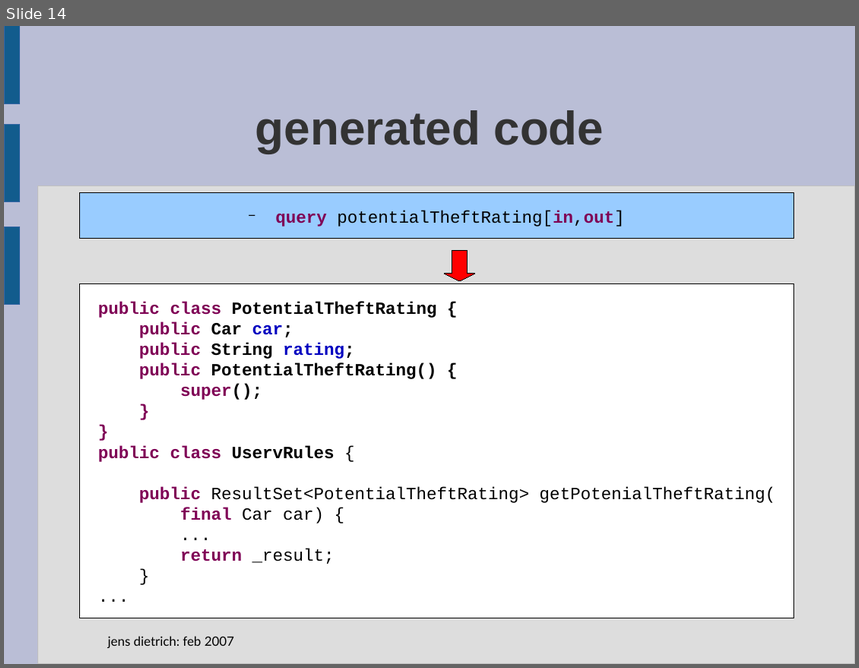
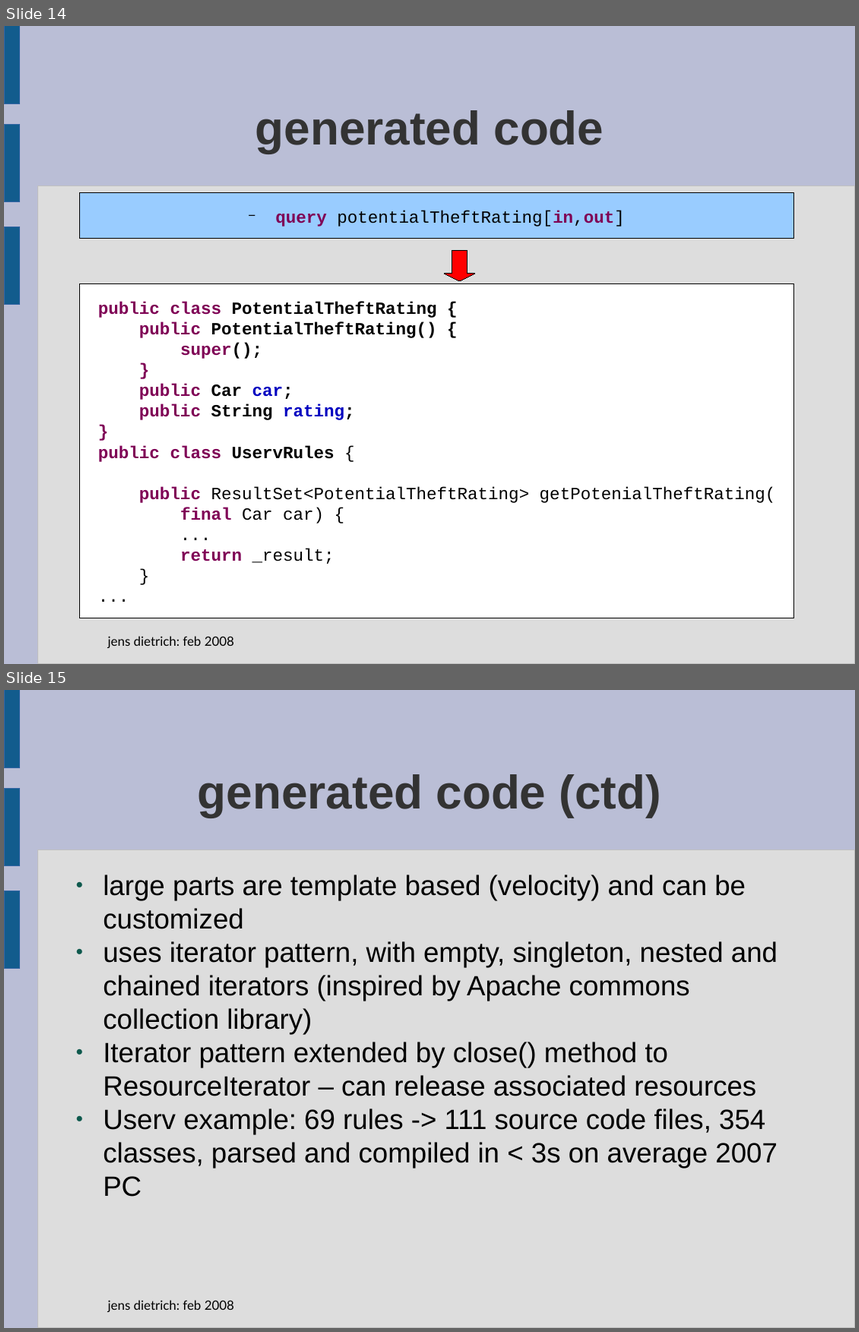
Before and after one commit to Koulio/take, a slide deck: take/docs/presentation-feb-08.odp. Shown one above the other, each under a label of ours: slide 14 before the commit, slides 14 and 15 after it. The pictures are 859x668 and 859x1332 pixels, drawn with LibreOffice and Linux fonts; fonts in the diff are those of the drawing; background and template pictures are left out. Boxes give left, top, right and bottom in pixels: in the first picture for what was removed or moved away, otherwise in the second. Text is boxed around its words. In the diff, an @@ line names an element or a change of style, - is before the commit and + after.

```diff
--- a/take/docs/presentation-feb-08.odp
+++ b/take/docs/presentation-feb-08.odp
@@ slide 15 added at (4, 690, 855, 1328), background #BABED6; not listed: 5 template elements that a slide beside it also shows @@
@@ title added at (198, 774, 661, 818), 44 pt, text #333333, bold @@
+generated code (ctd)
@@ text added at (103, 875, 778, 1197), 26 pt, text #000000 @@
+● large parts are template based (velocity) and can be customized
+● uses iterator pattern, with empty, singleton, nested and chained iterators (inspired by Apache commons collection library)
+● Iterator pattern extended by close() method to ResourceIterator – can release associated resources
+● Userv example: 69 rules -> 111 source code files, 354 classes, parsed and compiled in < 3s on average 2007 PC
@@ slide 14 changed as well @@
@@ text in rectangle at (139, 322, 355, 359): paragraphs removed @@
-public Car car;
-public String rating;
@@ text in rectangle at (139, 384, 355, 420): paragraphs added @@
+public Car car;
+public String rating;
@@ text at (108, 636, 234, 648): text changed @@
-jens dietrich: feb 2007
+jens dietrich: feb 2008
```
Also in this commit, not shown: 16 other slides changed, 2 other slides added.
